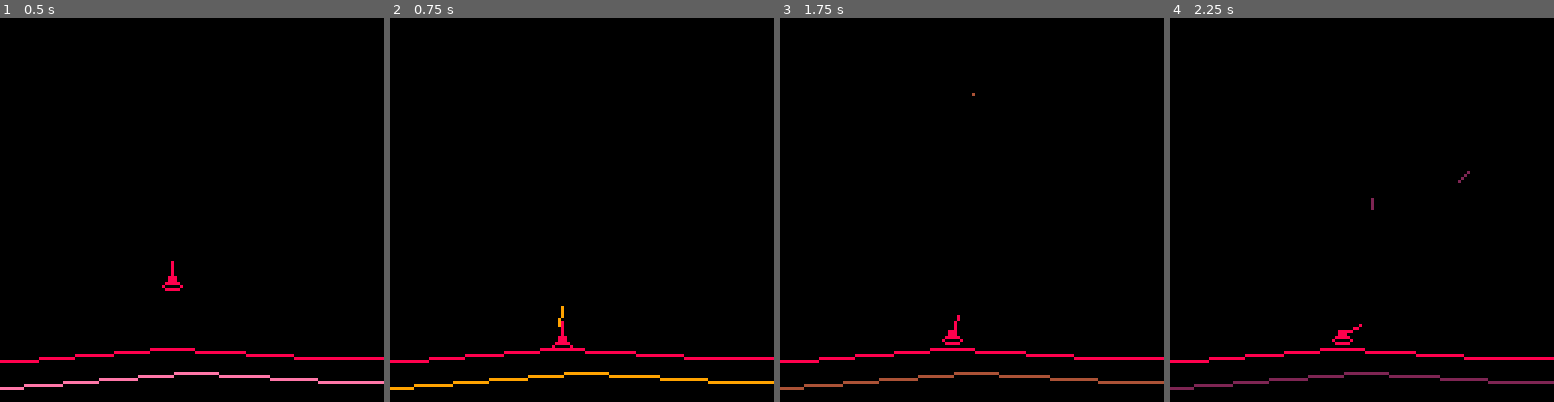
Above: before the commit, frames 1-4 (left to right).
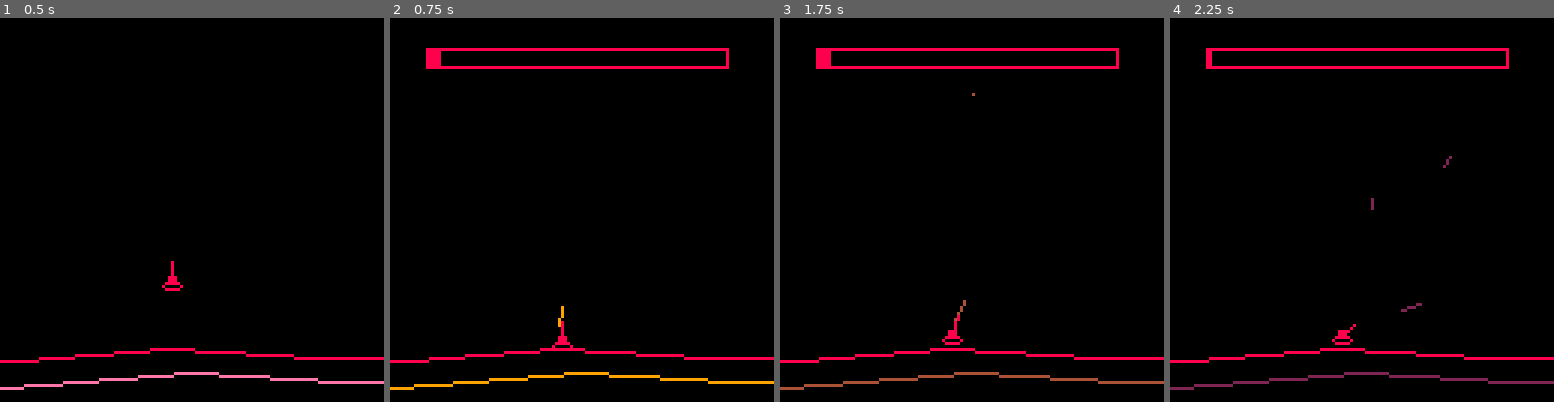
Above: after the commit, the same moments.

Repository: arnodick/spacetank
Game: PICO-8 cartridge tank.p8
The game is run twice, just before and just after one commit, with the same random seed, the same clock (stepped at 60 frames per second) and the same inputs.
Inputs:
- Up to frame 1 (0.5 s): tap X (X key) at 0.33 s
- Up to frame 2 (0.75 s): tap O (Z key) at 0.7 s
- Up to frame 3 (1.75 s): tap X (X key) at 1.07 s; hold Right from 1.6 s (still down); tap O (Z key) at 1.7 s
- Up to frame 4 (2.25 s): tap X (X key) at 1.85 s; release Right at 2.1 s; tap O (Z key) at 2.1 s

Frame 1 is identical in both runs. In frame 2, 1.4% of the frame differs, in the area x 9-89%, y 7-14%; in frame 3, 1.5%, in the area x 9-89%, y 7-79%; in frame 4, 1.5%.

Commit message:
bunch of sweet stuff

Diff:
--- a/tank.p8
+++ b/tank.p8
@@ -14,6 +14,7 @@
 	cam.enemy=0
 	gravity=0.2
 
+	--machinegun
 	bullettype={}
 	bullettype[1]={}
 	bullettype[1].vel=6
@@ -25,7 +26,8 @@
 	bullettype[1].rec=0.02
 	bullettype[1].dam=1
 	bullettype[1].proj=1
-
+	bullettype[1].heat=5
+	--shotgun
 	bullettype[2]={}
 	bullettype[2].vel=5
 	bullettype[2].rof=10
@@ -36,7 +38,8 @@
 	bullettype[2].rec=0.1
 	bullettype[2].dam=1
 	bullettype[2].proj=1
-
+	bullettype[2].heat=20
+	--minigun
 	bullettype[3]={}
 	bullettype[3].vel=8
 	bullettype[3].rof=1
@@ -47,7 +50,8 @@
 	bullettype[3].rec=0.03
 	bullettype[3].dam=1
 	bullettype[3].proj=1
-
+	bullettype[3].heat=10
+	--cannon
 	bullettype[4]={}
 	bullettype[4].vel=8
 	bullettype[4].rof=5
@@ -58,6 +62,7 @@
 	bullettype[4].rec=0.06
 	bullettype[4].dam=3
 	bullettype[4].proj=2
+	bullettype[4].heat=30
 
 	enums={}
 	enums.tank=1
@@ -67,6 +72,13 @@
 	enums.explosion=5
 	enums.cloud=6
 	enums.crate=7
+
+	hud={}
+	hud.bar={}
+	hud.bar.x=12
+	hud.bar.y=10
+	hud.bar.w=100
+	hud.bar.h=6
 
 	hillheight=60
 	groundheight=10
@@ -162,6 +173,7 @@
 	tank.gun.y=0
 	tank.gun.vec={0,0}
 	tank.gun.delta=0
+	tank.gun.heat=0
 
 	tank.xoff=-3
 	tank.yoff=-7
@@ -296,6 +308,12 @@
 end
 
 function controlactor(a)
+	if a.x<=1 then
+ 	a.x=199*hillspacing
+	elseif a.x>199*hillspacing then
+		a.x=0
+	end
+
 	if a.t==enums.tank then
 		if btn(5) then
 			if btn(0) then
@@ -380,7 +398,12 @@
 			for b=1,4 do
 				makedebris(a.x,a.y)
 			end
+			while a.bt==actors[1].bt do
+				a.bt=flr(rnd(4))+1
+			end
 			actors[1].bt=a.bt
+			actors[1].gun.heat=0
+			actors[1].gun.delta=0
 			del(actors,a)
 		end
 	end
@@ -439,23 +462,21 @@
  	if a.t==enums.enemy then
  		counters.enemies-=1
  	end
- 	del(actors,a)
+ 	if a.t!=enums.tank then
+ 		del(actors,a)
+ 	end
  end
- if a.x<=0 then
- 	a.x=199*hillspacing
-	elseif a.x>199*hillspacing then
-		a.x=0
-	end
  if a.t==enums.tank then
  	if a.gun.len<6 then
  		a.gun.len+=1
  	end
   a.gun.x=a.x+1+a.gun.vec[1]*a.gun.len
 		a.gun.y=a.y-4+a.gun.vec[2]*a.gun.len+a.yoff
-		if btn(4) then
-			if a.gun.delta==0 then
+		if a.gun.delta==0 then
+			if btn(4) then
 				sfx(bullettype[a.bt].snd)
 				a.gun.len=2
+				a.gun.heat+=bullettype[a.bt].heat
 				local bvel=sqrt( (a.gun.vec[1]*bullettype[a.bt].vel+a.vec[1]*a.vel)^2+(a.gun.vec[2]*bullettype[a.bt].vel+a.vec[2]*a.vel)^2 )
 					for b=1,bullettype[a.bt].num do
 						makebullet(a.gun.x,a.gun.y+7,a.gun.angle+rnd(bullettype[a.bt].acc)-bullettype[a.bt].acc/2,bvel+rnd(1)-1,a.bt)
@@ -464,9 +485,18 @@
 					a.gun.angle+=bullettype[a.bt].rec
 				end
 				a.gun.delta=bullettype[a.bt].rof
-			else
-				a.gun.delta-=1
-			end
+			end
+		else
+			a.gun.delta-=1
+		end
+		if a.gun.heat>0 then
+			if a.gun.heat>=100 then
+				a.gun.heat=100
+				a.gun.delta=100
+			end
+			a.gun.heat-=1
+		else
+			a.gun.heat=0
 		end
 		if cam.shake>0 then
 			cam.shake-=1
@@ -491,7 +521,7 @@
 			makedebris(a.x,a.y)
 		end
 		makeexplosion(a.x,a.y)
-		makecrate(a.x,a.y,12,flr(rnd(4))+1)
+		makecrate(a.x,a.y,12,flr(rnd(4))+1)--todo: make this random number come from actual amount of bullet types
 		del(actors,a)
 		counters.enemies-=1
 	end
@@ -535,6 +565,10 @@
 	end
 	foreach(actors,drawactor)
 	drawactor(actors[1])--so that tank is drawn over other stuff like bullets
+	if actors[1].gun.heat>0 then
+		rect(cam[1]+hud.bar.x,cam[2]+hud.bar.y,cam[1]+hud.bar.x+hud.bar.w,cam[2]+hud.bar.y+hud.bar.h,8)
+		rectfill(cam[1]+hud.bar.x,cam[2]+hud.bar.y,cam[1]+hud.bar.x+actors[1].gun.heat,cam[2]+hud.bar.y+hud.bar.h,8)
+	end
 	if debug then
 		for a=1,#debug_l do
 			print(debug_l[a],cam[1]+0,cam[2]+(a-1)*6,8)
@@ -579,6 +613,7 @@
 	debug_l[17]="enemy cam:"..cam.enemy
 	debug_l[18]="camx:"..cam[1]
 	debug_l[19]="camy:"..cam[2]
+	debug_l[20]="heat:"..actors[1].gun.heat
 end
 __gfx__
 00000000000000000000000000000000000000000000000000000000000000000000000000000000000000000000000000000000000000000000000000000000
